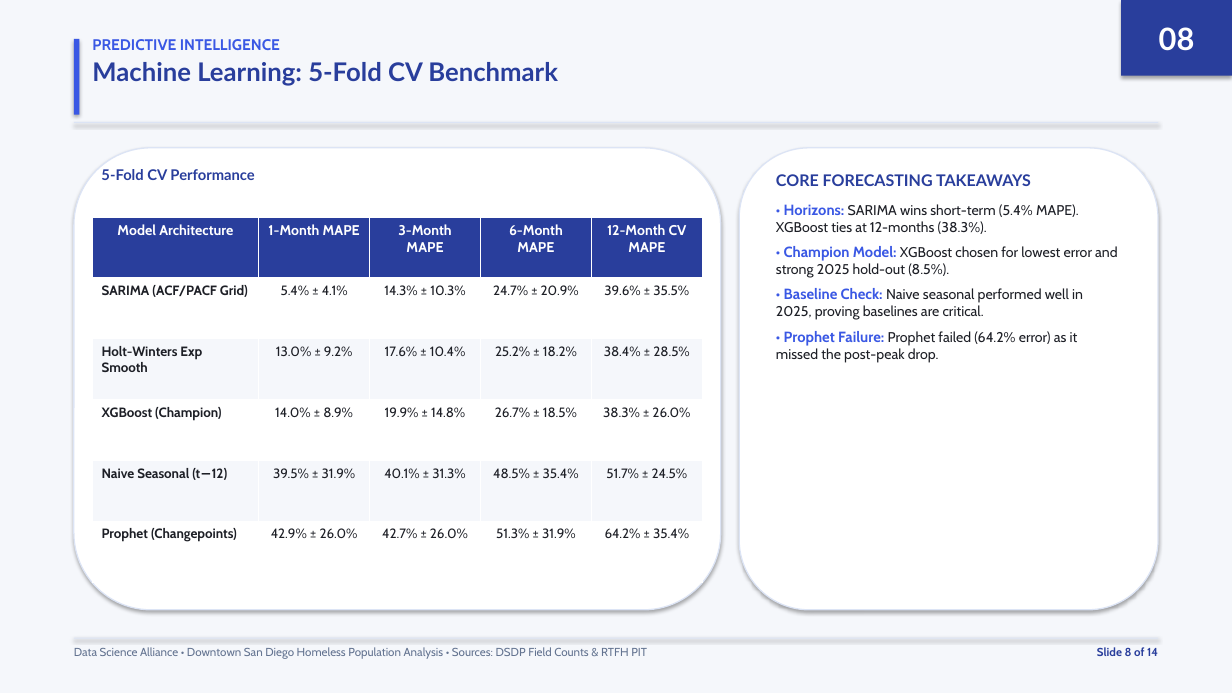
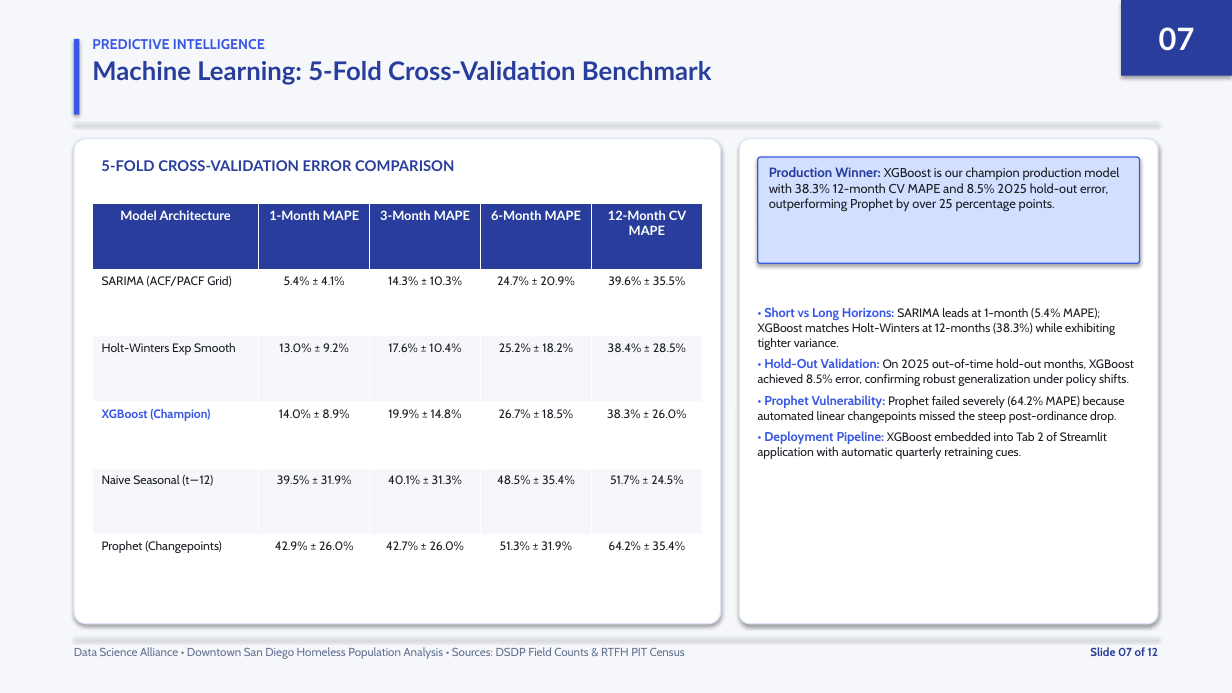
Before and after one commit to CapMorningStar/Downtown-Homeless-Analysis, a slide deck: slide 7 of Assignment9_StrategicSynthesis.pptx (slide 8 before the commit). Drawn at 1232x693 pixels with LibreOffice and Linux fonts; fonts in the diff are those of the drawing. Boxes give left, top, right and bottom in pixels: in the first picture for what was removed or moved away, otherwise in the second. Text is boxed around its words. In the diff, an @@ line names an element or a change of style, - is before the commit and + after.

```diff
--- a/Assignment9_StrategicSynthesis.pptx
+++ b/Assignment9_StrategicSynthesis.pptx
@@ text in rectangle at bbox=[1159, 27, 1195, 51]: text changed @@
-08
+07
@@ text at bbox=[92, 39, 265, 49]: size 12 to 11 pt in "PREDICTIVE INTELLIGENCE" @@
@@ text at bbox=[92, 61, 712, 85]: text changed @@
-Machine Learning: 5-Fold CV Benchmark
+Machine Learning: 5-Fold Cross-Validation Benchmark
@@ rounded rectangle: place and size @@
-rounded rectangle at bbox=[74, 148, 721, 610]
+rounded rectangle at bbox=[74, 139, 721, 624]
@@ rounded rectangle at bbox=[74, 139, 721, 624]: proportions changed @@
@@ rounded rectangle at bbox=[739, 139, 1158, 624]: proportions changed @@
@@ rounded rectangle: place and size @@
-rounded rectangle at bbox=[739, 148, 1158, 610]
+rounded rectangle at bbox=[739, 139, 1158, 624]
@@ text at bbox=[101, 160, 454, 171]: text changed @@
-5-Fold CV Performance
+5-FOLD CROSS-VALIDATION ERROR COMPARISON
@@ rounded rectangle added at bbox=[758, 157, 1140, 263], fill #D3DFFF, outline #3A58E4 1 pt @@
@@ text added at bbox=[769, 167, 1119, 211], 10 pt, text #1D1F26 @@
+Production Winner: XGBoost is our champion production model with 38.3% 12-month CV MAPE and 8.5% 2025 hold-out error, outperforming Prophet by over 25 percentage points.
@@ table at bbox=[92, 203, 702, 601] @@
@@ size 11 to 10 pt, font Cabin to Lato in "Model Architecture", "1-Month MAPE", "3-Month MAPE", "6-Month MAPE" and 1 more places @@
@@ size 10.5 to 9.5 pt in "SARIMA (ACF/PACF Grid)", "5.4% ± 4.1%", "14.3% ± 10.3%", "24.7% ± 20.9%" and 21 more places @@
@@ bold off in "SARIMA (ACF/PACF Grid)", "Holt-Winters Exp Smooth", "Naive Seasonal (t−12)", "Prophet (Changepoints)" @@
@@ text colour #1D1F26 to #3A58E4 in "XGBoost (Champion)" @@
@@ table: place and size @@
-table at bbox=[92, 217, 702, 582]
+table at bbox=[92, 203, 702, 601]
@@ text at bbox=[758, 307, 1134, 459]: text changed; size 11 to 9.5 pt @@
-CORE FORECASTING TAKEAWAYS
-• Horizons: SARIMA wins short-term (5.4% MAPE). XGBoost ties at 12-months (38.3%).
-• Champion Model: XGBoost chosen for lowest error and strong 2025 hold-out (8.5%).
-• Baseline Check: Naive seasonal performed well in 2025, proving baselines are critical.
-• Prophet Failure: Prophet failed (64.2% error) as it missed the post-peak drop.
+• Short vs Long Horizons: SARIMA leads at 1-month (5.4% MAPE); XGBoost matches Holt-Winters at 12-months (38.3%) while exhibiting tighter variance.
+• Hold-Out Validation: On 2025 out-of-time hold-out months, XGBoost achieved 8.5% error, confirming robust generalization under policy shifts.
+• Prophet Vulnerability: Prophet failed severely (64.2% MAPE) because automated linear changepoints missed the steep post-ordinance drop.
+• Deployment Pipeline: XGBoost embedded into Tab 2 of Streamlit application with automatic quarterly retraining cues.
@@ text at bbox=[74, 647, 685, 659]: text changed @@
-Data Science Alliance • Downtown San Diego Homeless Population Analysis • Sources: DSDP Field Counts & RTFH PIT
+Data Science Alliance • Downtown San Diego Homeless Population Analysis • Sources: DSDP Field Counts & RTFH PIT Census
@@ text at bbox=[1090, 647, 1158, 656]: text changed @@
-Slide 8 of 14
+Slide 07 of 12
```
Also in this commit, not shown: 5 other slides changed, 6 slides added, 8 slides removed, 11 other files.
